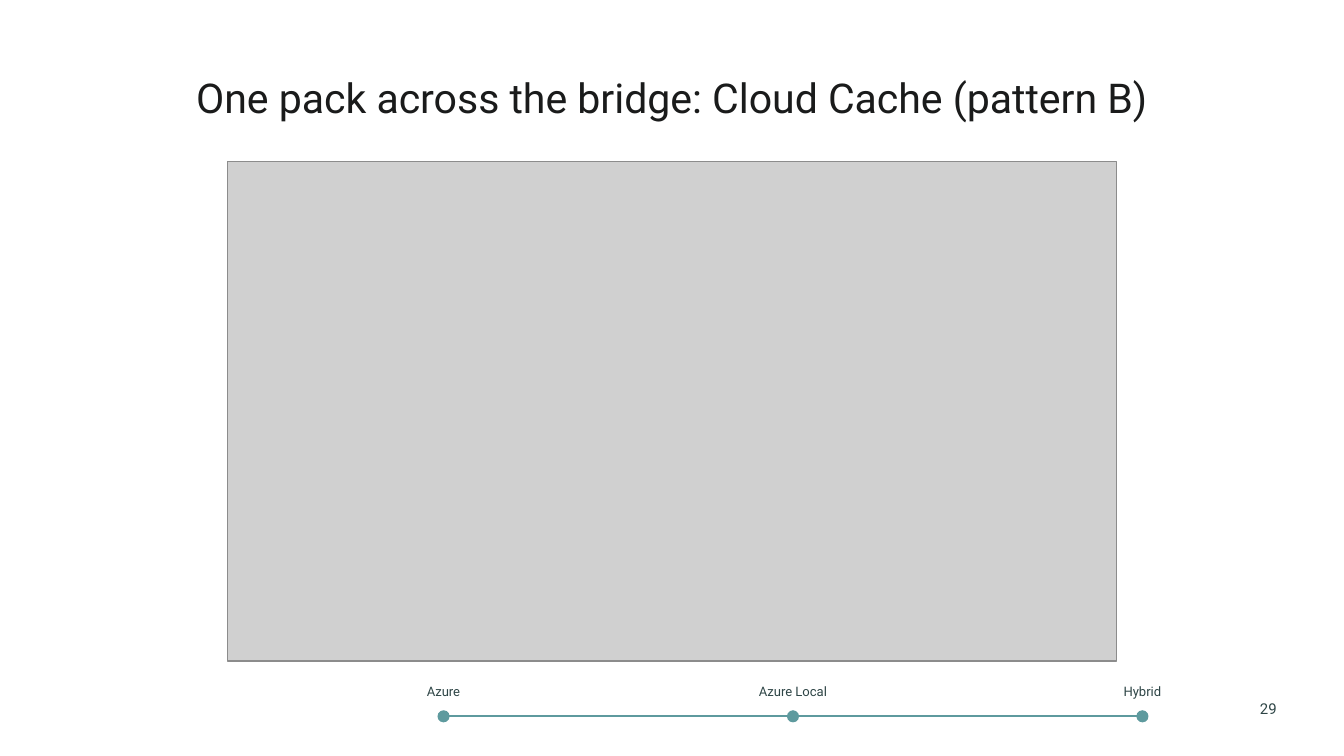
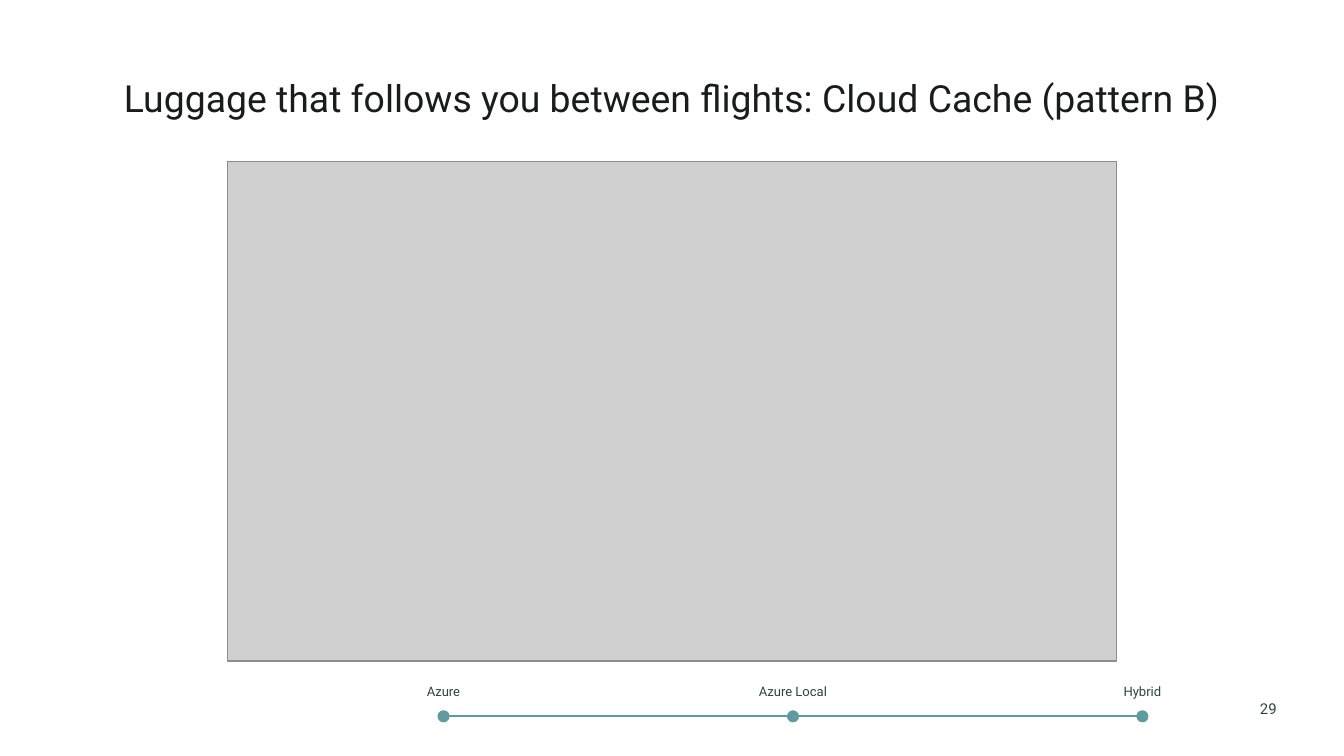
Before and after one commit to thisismydemo/nic2026_avd, a slide deck: slide 29 of presentation/AVD_Anywhere_NIC2026.pptx. Drawn at 1344x756 pixels with LibreOffice and Linux fonts; fonts in the diff are those of the drawing; grey boxes stand for pictures; background and template pictures are left out. Boxes give left, top, right and bottom in pixels: in the first picture for what was removed or moved away, otherwise in the second. Text is boxed around its words. In the diff, an @@ line names an element or a change of style, - is before the commit and + after.

```diff
--- a/presentation/AVD_Anywhere_NIC2026.pptx
+++ b/presentation/AVD_Anywhere_NIC2026.pptx
@@ title at (x1=124, y1=82, x2=1219, y2=121): text changed; size 22 to 20 pt @@
-One pack across the bridge: Cloud Cache (pattern B)
+Luggage that follows you between flights: Cloud Cache (pattern B)
```
Also in this commit, not shown: 26 other slides changed, 33 other files.
